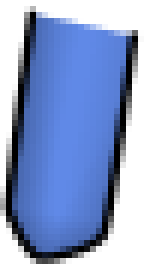
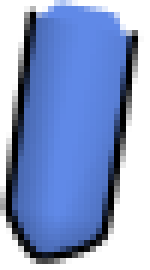
Two versions of the same layered image (150 × 270). Layer-by-layer changes:
added layer "Layer" over 36, 0, 126, 36
